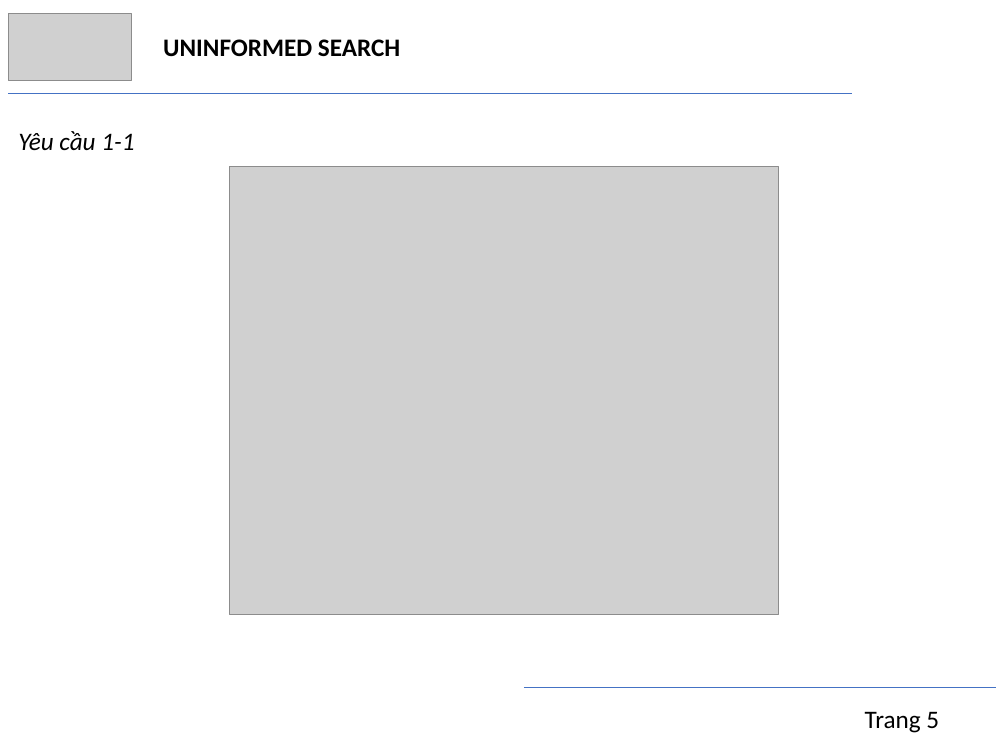
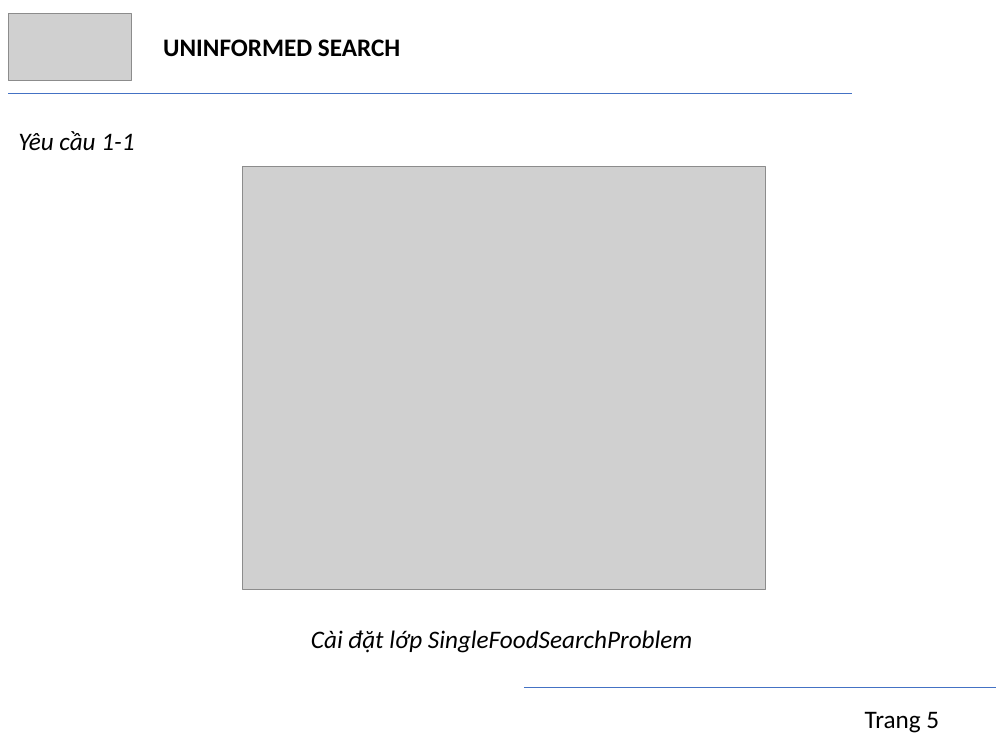
Before and after one commit to trngbro/AI, a slide deck: slide 5 of present/presentation.pptx. Drawn at 1008x756 pixels with LibreOffice and Linux fonts; fonts in the diff are those of the drawing; grey boxes stand for pictures. Boxes give left, top, right and bottom in pixels: in the first picture for what was removed or moved away, otherwise in the second. Text is boxed around its words. In the diff, an @@ line names an element or a change of style, - is before the commit and + after.

```diff
--- a/present/presentation.pptx
+++ b/present/presentation.pptx
@@ picture: place and size @@
-picture at [229,166,778,614]
+picture at [243,166,765,589]
@@ text added at [311,630,692,653], 18 pt, text #000000, italic @@
+Cài đặt lớp SingleFoodSearchProblem
```
Also in this commit, not shown: 12 other slides changed.
